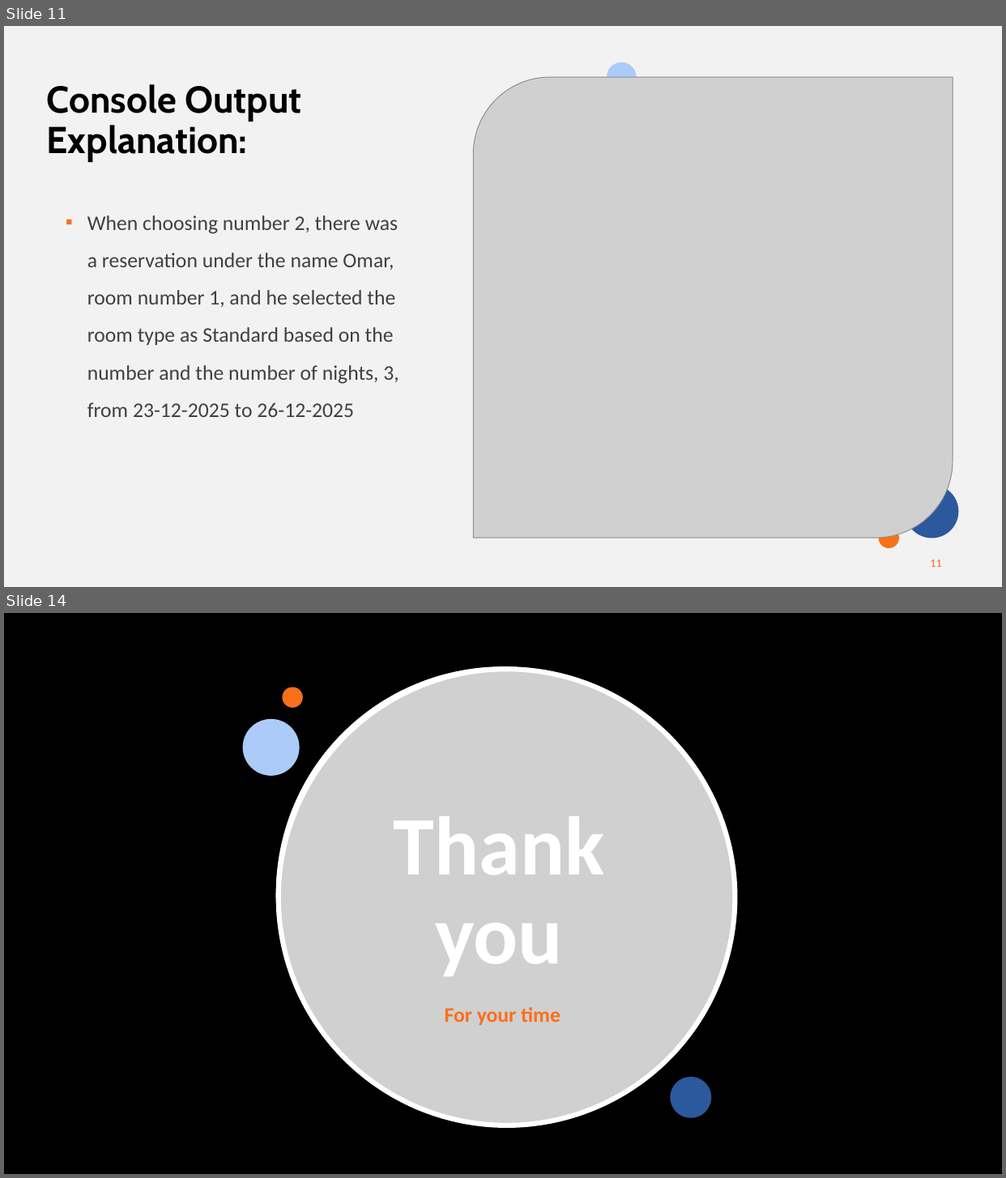
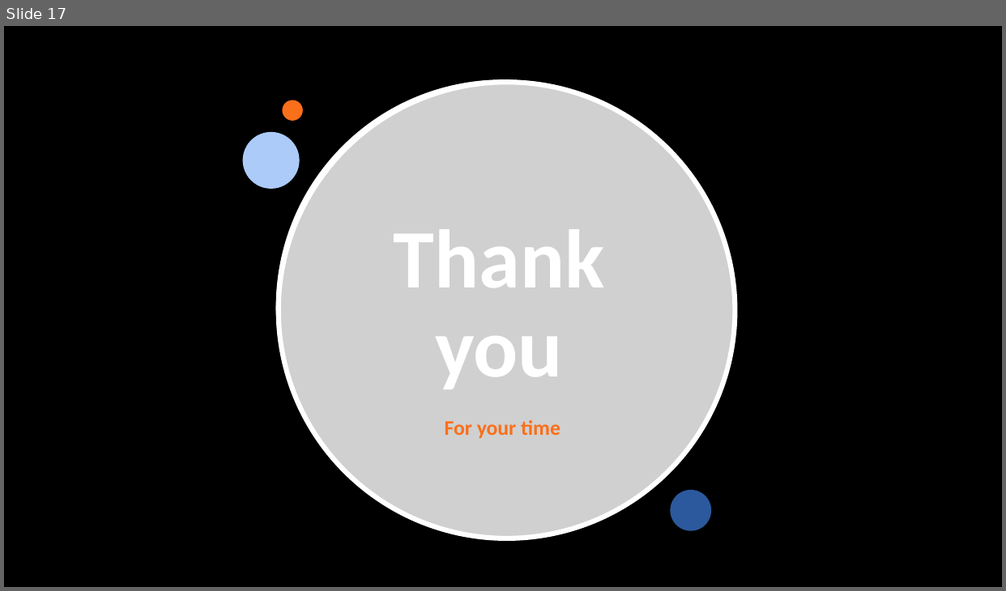
Before and after one commit to CyborkSpider/Hotel-Reservation, a slide deck: Hotel Reservation Presentation.pptx. Shown one above the other, each under a label of ours: slides 11 and 14 before the commit, slide 17 after it; the slides between them are not shown. The pictures are 1006x1178 and 1006x591 pixels, drawn with LibreOffice and Linux fonts; fonts in the diff are those of the drawing; grey boxes stand for pictures; background and template pictures are left out. Boxes give left, top, right and bottom in pixels: in the first picture for what was removed or moved away, otherwise in the second. Text is boxed around its words. In the diff, an @@ line names an element or a change of style, - is before the commit and + after.

```diff
--- a/Hotel Reservation Presentation.pptx
+++ b/Hotel Reservation Presentation.pptx
@@ slide 11 removed at (4,26,1002,587), background #F2F2F2 @@
@@ ellipse removed at (607,62,637,92) @@
@@ title removed at (47,84,301,162) @@
-Console Output Explanation:
@@ picture removed at (473,77,953,538) @@
@@ text removed at (87,216,398,417) @@
-▪ When choosing number 2, there was a reservation under the name Omar, room number 1, and he selected the room type as Standard based on the number and the number of nights, 3, from 23-12-2025 to 26-12-2025
@@ ellipse removed at (906,485,959,539) @@
@@ ellipse removed at (879,528,898,548) @@
@@ rectangle removed at (39,538,209,577) @@
@@ page number removed at (930,560,941,567) @@
-11
@@ what was slide 14 is now slide 17 @@
```
Also in this commit, not shown: 7 slides changed, 9 slides added, 5 other slides removed, 1 other file.
